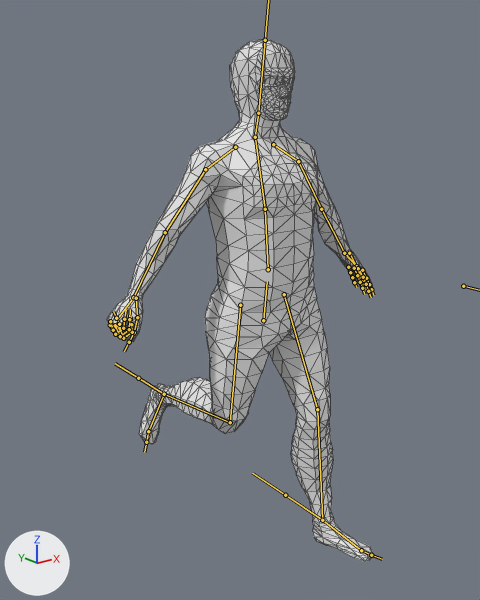
Renders of the FBX model RPG/Assets/Models/Characters/HumanMale.fbx from each side of a commit.
One viewpoint serves both versions: a 50 mm camera at (-1.389, -1.611, 1.564) aimed at (-0.021, 0.1, 0.88). The lights are fixed; the arrows at lower left show +X, +Y and +Z. Both versions are drawn at frame 1 of the action 'Armature|FistRight'; the numbers are the values there. The bones that bend it are drawn over the model as lines. Mesh edges are drawn as thin lines.

In view in the first picture: 'Human.Male'.
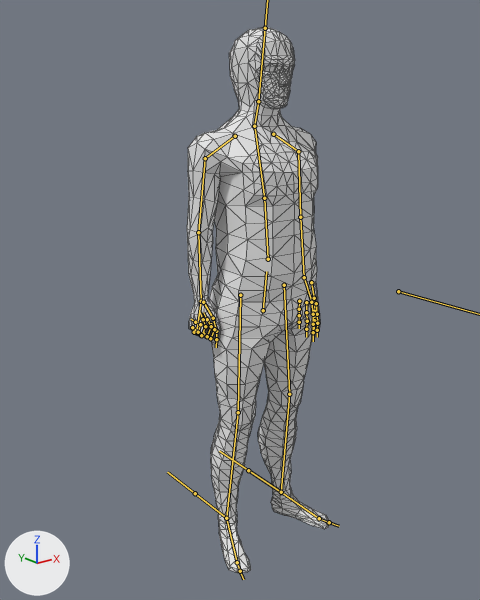
The edits, one by one:
Bone 'Hip' (bone_hip) moves from (0.0, -0.033, 0.006) to (0.0, 0.0, 0.0).
Bone 'UpArm.Left' (bone_uparm_left) turns from (0, 0, 0) to (2, 2, -32) degrees about its own x, y and z.
Bone 'StartThumb.Left' (bone_startthumb_left) moves from (0.005, -0.018, 0.0) to (0.0, 0.0, 0.0).
Bone 'FirstPinky.Left' (bone_firstpinky_left) moves from (-0.011, -0.003, 0.0) to (0.0, 0.0, 0.0).
Bone 'UpArm.Right' (bone_uparm_right) turns from (0, 0, 0) to (2, -2, 32) degrees about its own x, y and z.
Bone 'UpLeg.Left' (bone_upleg_left) turns from (22, -7, -3) to (0, -21, 2) degrees about its own x, y and z.
Bone 'LowLeg.Left' (bone_lowleg_left) turns from (-13, 0, 3) to (0, 0, 0) degrees about its own x, y and z.
Bone 'UpLeg.Right' (bone_upleg_right) turns from (-2, 15, -6) to (0, 21, -2) degrees about its own x, y and z.
Bone 'LowLeg.Right' (bone_lowleg_right) turns from (-72, -9, -12) to (0, 0, 0) degrees about its own x, y and z.

Pixel boxes [x1, y1, x2, y2] of what changed, in the pictures (480 x 600 px):
'Human.Male', posed (46% narrower): before [107, 39, 373, 561]; after [187, 27, 329, 573]
bone 'Hip', root to tip: before (263, 320) to (267, 281); after (263, 310) to (266, 271)
bone 'UpArm.Left', root to tip: before (298, 161) to (321, 209); after (298, 151) to (300, 217)
bone 'StartThumb.Left', root to tip: before (349, 253) to (356, 266); after (311, 282) to (314, 298)
bone 'FirstPinky.Left', root to tip: before (348, 267) to (350, 272); after (299, 301) to (299, 309)
bone 'UpArm.Right', root to tip: before (205, 169) to (165, 232); after (205, 158) to (198, 232)
bone 'UpLeg.Left', root to tip: before (284, 294) to (317, 409); after (284, 285) to (289, 394)
bone 'LowLeg.Left', root to tip: before (317, 409) to (322, 520); after (289, 394) to (281, 492)
bone 'UpLeg.Right', root to tip: before (240, 305) to (230, 422); after (240, 295) to (238, 412)
bone 'LowLeg.Right', root to tip: before (230, 422) to (164, 394); after (238, 412) to (226, 518)
